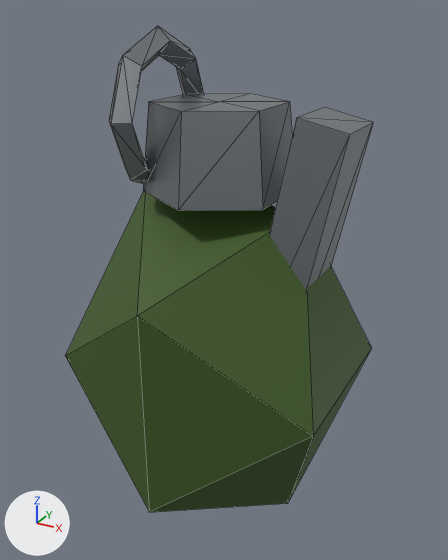
Renders of the glTF model apex-rogue/models/weapon_grenade.glb from each side of a commit.
Rendered twice from a camera (50 mm lens) standing at (1.55, -2.77, 1.85) and looking at (0.0, 0.04, 0.45). The lights are fixed; the arrows at lower left show +X, +Y and +Z. The first picture is the older version. Mesh edges are drawn as thin lines. Where no turn or scale is listed for an object, it has been applied to the vertices. Vertices at exactly the same position are counted once.

The older version as bpy lines, for what is in view:
```python
me_mesh_0 = bpy.data.meshes.new('Mesh_0')
me_mesh_0.from_pydata(...)  # an icosphere of 20 faces spanning x -0.85..0.85, y -0.85..0.85, z -0.85..0.85
me_mesh_0.materials.append(mat_material_0)  # its picture is missing
me_mesh_1 = bpy.data.meshes.new('Mesh_1')
me_mesh_1.from_pydata(...)  # 16 vertices, 24 faces; spans x -0.346..0.346, y -0.4..0.4, z -0.225..0.225
me_mesh_1.materials.append(mat_material_1)  # its picture is missing
me_mesh_2 = bpy.data.meshes.new('Mesh_2')
me_mesh_2.from_pydata(...)  # 8 vertices, 12 faces; spans x -0.28..0.28, y -0.17..0.17, z -0.81..0.81
me_mesh_2.materials.append(mat_material_1)  # its picture is missing
me_mesh_3 = bpy.data.meshes.new('Mesh_3')
me_mesh_3.from_pydata(...)  # 45 vertices, 64 faces; spans x -0.07..0.07, y -0.42..0.42, z -0.42..0.42
me_mesh_3.materials.append(mat_material_1)  # its picture is missing
ob_mesh_0 = bpy.data.objects.new('Mesh_0', me_mesh_0)
ob_mesh_0.parent = ob_grenade
ob_mesh_0.location = (0.0, 0.0, 0.0)
ob_mesh_0.scale = (0.9, 0.9, 1.1)
ob_mesh_1 = bpy.data.objects.new('Mesh_1', me_mesh_1)
ob_mesh_1.location = (0.0, 0.0, 1.2)
ob_mesh_2 = bpy.data.objects.new('Mesh_2', me_mesh_2)
ob_mesh_2.location = (0.45, 0.0, 0.6)
ob_mesh_3 = bpy.data.objects.new('Mesh_3', me_mesh_3)
ob_mesh_3.location = (-0.35, 0.0, 1.35)
```
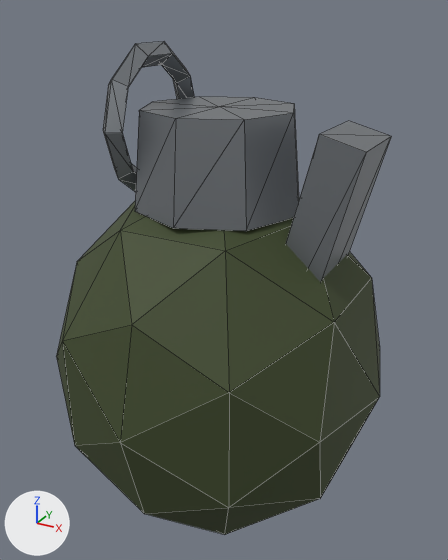
Where the newer file only moved an object's origin or applied its transform, the numbers keep the older frame.

Edits to the scene script, one JSON object a line:
```json
{"block": "me_mesh_0", "where": "# used by ob_mesh_0; parent = ob_grenade; location = (0.0, 0.0, 0.0); scale = (0.9, 0.9, 1.1)"}
{"op": "remove", "block": "me_mesh_0", "code": "me_mesh_0.from_pydata(...)  # 12 vertices, 20 faces; spans x -0.85..0.85, y -0.85..0.85, z -0.85..0.85"}
{"op": "add", "block": "me_mesh_0", "code": "me_mesh_0.from_pydata(...)  # 42 vertices, 80 faces; spans x -1.0..1.0, y -1.0..1.0, z -1.0..1.0"}
{"block": "me_mesh_0", "change": "me_mesh_0 part 1: 30 vertices added at x -1.0..1.0, y -1.0..1.0, z -1.0..1.0"}
{"block": "me_mesh_1", "where": "# used by ob_mesh_1; location = (0.0, 0.0, 1.2)"}
{"op": "remove", "block": "me_mesh_1", "code": "me_mesh_1.from_pydata(...)  # 16 vertices, 24 faces; spans x -0.346..0.346, y -0.4..0.4, z -0.225..0.225"}
{"op": "add", "block": "me_mesh_1", "code": "me_mesh_1.from_pydata(...)  # 20 vertices, 32 faces; spans x -0.45..0.45, y -0.45..0.45, z -0.25..0.25"}
{"block": "me_mesh_1", "change": "me_mesh_1 part 2: the whole mesh is rebuilt"}
{"block": "me_mesh_2", "where": "# used by ob_mesh_2; location = (0.45, 0.0, 0.6)"}
{"op": "remove", "block": "me_mesh_2", "code": "me_mesh_2.from_pydata(...)  # 8 vertices, 12 faces; spans x -0.28..0.28, y -0.17..0.17, z -0.81..0.81"}
{"op": "add", "block": "me_mesh_2", "code": "me_mesh_2.from_pydata(...)  # 8 vertices, 12 faces; spans x -0.27..0.37, y -0.2..0.2, z -0.95..0.75"}
{"block": "me_mesh_2", "change": "me_mesh_2 part 3"}
{"op": "set", "path": "me_mesh_2.vertices[0].co", "old": "(0.28, -0.17, 0.76)", "new": "(0.37, -0.2, 0.7)", "note": "pixel (349, 134) -> pixel (366, 152)"}
{"op": "set", "path": "me_mesh_2.vertices[1].co", "old": "(-0.04, -0.17, -0.81)", "new": "(-0.05, -0.2, -0.95)"}
{"op": "set", "path": "me_mesh_2.vertices[2].co", "old": "(0.28, 0.17, 0.76)", "new": "(0.37, 0.2, 0.7)", "note": "pixel (373, 122) -> pixel (391, 136)"}
{"op": "set", "path": "me_mesh_2.vertices[3].co", "old": "(-0.04, 0.17, -0.81)", "new": "(-0.05, 0.2, -0.95)"}
{"op": "set", "path": "me_mesh_2.vertices[4].co", "old": "(0.04, 0.17, 0.81)", "new": "(0.15, 0.2, 0.75)", "note": "pixel (324, 107) -> pixel (348, 120)"}
{"op": "set", "path": "me_mesh_2.vertices[5].co", "old": "(-0.28, 0.17, -0.76)", "new": "(-0.27, 0.2, -0.9)"}
{"op": "set", "path": "me_mesh_2.vertices[6].co", "old": "(0.04, -0.17, 0.81)", "new": "(0.15, -0.2, 0.75)", "note": "pixel (296, 117) -> pixel (319, 134)"}
{"op": "set", "path": "me_mesh_2.vertices[7].co", "old": "(-0.28, -0.17, -0.76)", "new": "(-0.27, -0.2, -0.9)"}
{"block": "me_mesh_3", "where": "# used by ob_mesh_3; location = (-0.35, 0.0, 1.35)"}
{"op": "remove", "block": "me_mesh_3", "code": "me_mesh_3.from_pydata(...)  # 45 vertices, 64 faces; spans x -0.07..0.07, y -0.42..0.42, z -0.42..0.42"}
{"op": "add", "block": "me_mesh_3", "code": "me_mesh_3.from_pydata(...)  # 55 vertices, 80 faces; spans x -0.06..0.06, y -0.41..0.41, z -0.39..0.39"}
{"block": "me_mesh_3", "change": "me_mesh_3 part 4: 45 vertices removed from x -0.07..0.07, y -0.42..0.42, z -0.42..0.42; 55 vertices added at x -0.06..0.06, y -0.41..0.41, z -0.39..0.39"}
{"op": "set", "path": "ob_mesh_0.scale", "old": "(0.9, 0.9, 1.1)", "new": "(0.95, 0.95, 1.05)"}
{"op": "set", "path": "ob_mesh_1.location", "old": "(0.0, 0.0, 1.2)", "new": "(0.0, 0.0, 1.15)"}
{"op": "set", "path": "ob_mesh_3.location", "old": "(-0.35, 0.0, 1.35)", "new": "(-0.4, 0.0, 1.3)"}
```

Pixel boxes (x1, y1, x2, y2) of what changed, in the pictures (448 x 560 px):
```json
{"object": "Mesh_0", "change": "reshaped, rescaled", "before": [65, 191, 371, 512], "after": [56, 197, 380, 534]}
{"object": "Mesh_1", "change": "reshaped, moved", "before": [143, 94, 292, 210], "after": [135, 97, 299, 231], "on screen": "10% wider, 15% taller"}
{"object": "Mesh_2", "change": "reshaped", "before": [269, 108, 373, 290], "after": [286, 121, 391, 282]}
{"object": "Mesh_3", "change": "reshaped, moved", "before": [109, 26, 204, 184], "after": [103, 41, 194, 192]}
{"part": 1, "of": "me_mesh_0", "change": "added", "after": [56, 197, 380, 534], "on screen": "green"}
```
